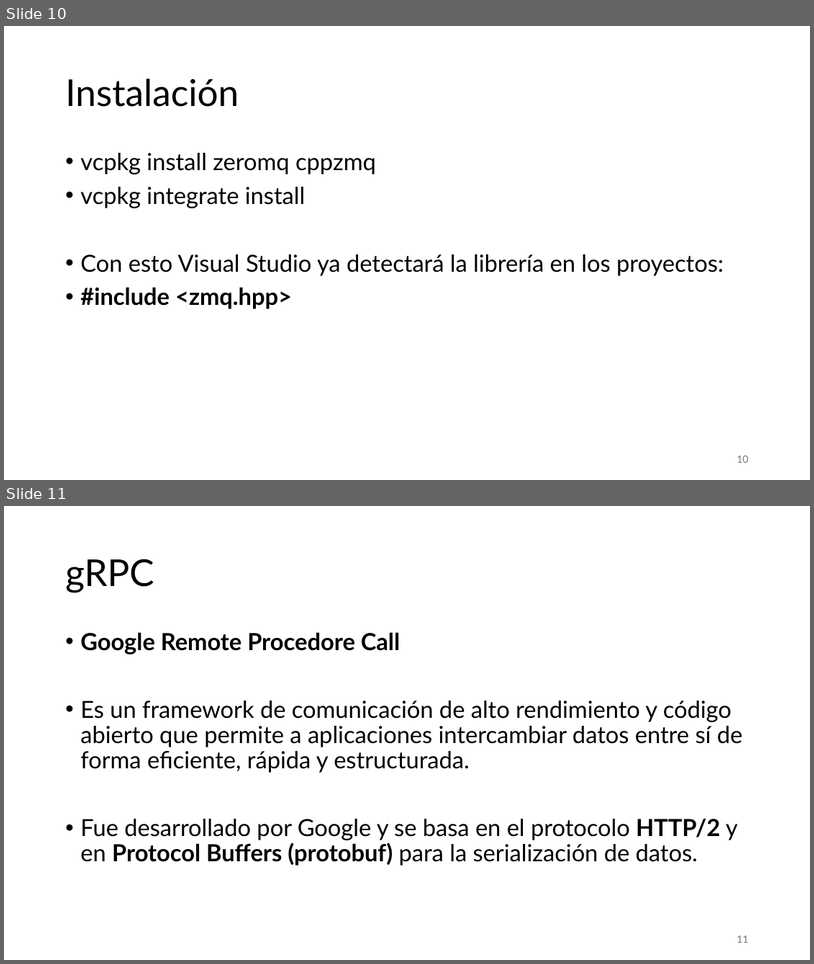
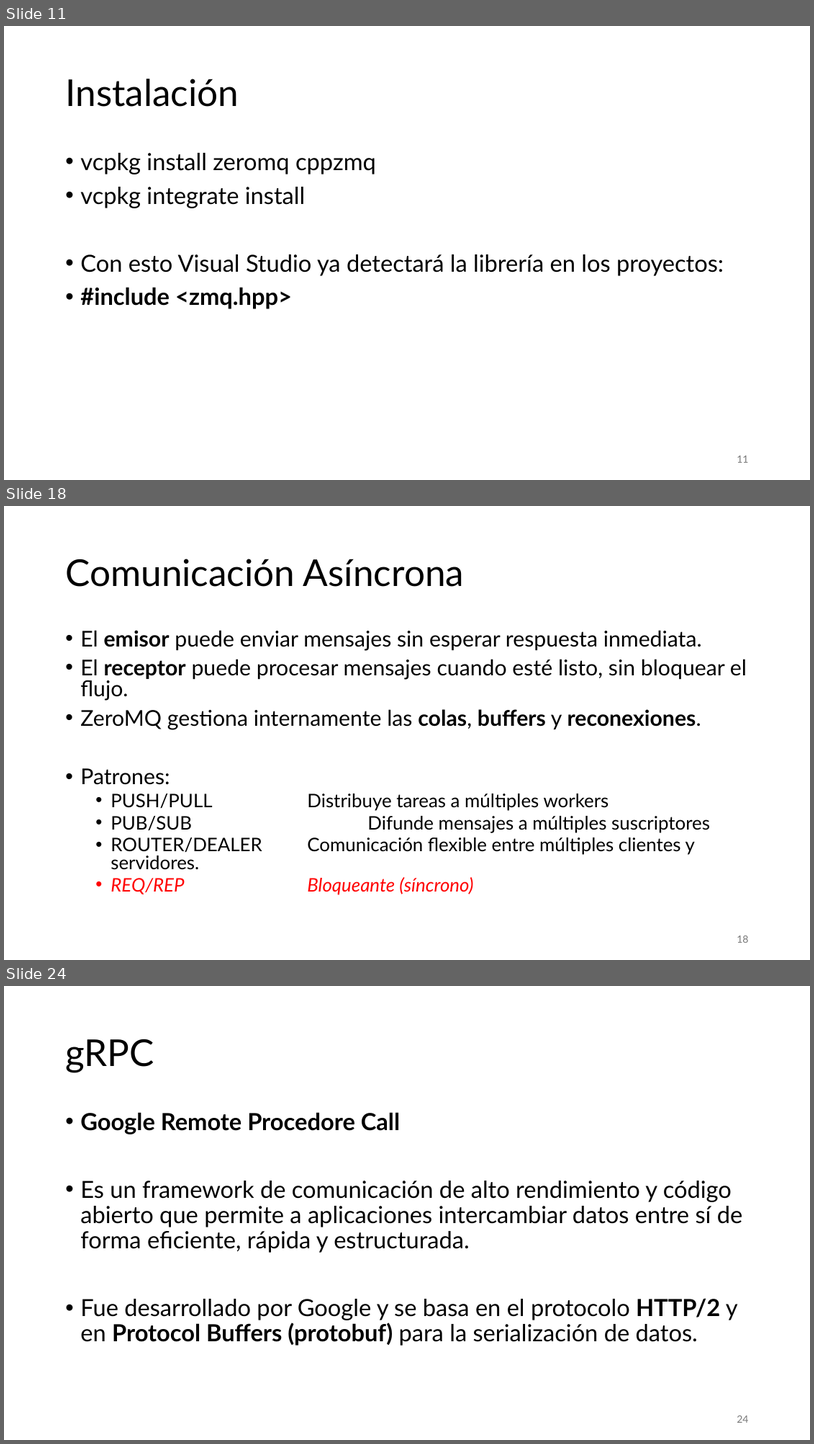
Before and after one commit to aldebarran22/CURSO_CPP_SERVICIOS_30H, a slide deck: doc/3_Comunicacion_microservicios_C++.pptx. Shown one above the other, each under a label of ours: slides 10 and 11 before the commit, slides 11, 18 and 24 after it; the slides between them are not shown. The pictures are 814x964 and 814x1444 pixels, drawn with LibreOffice and Linux fonts; fonts in the diff are those of the drawing. Boxes give left, top, right and bottom in pixels: in the first picture for what was removed or moved away, otherwise in the second. Text is boxed around its words. In the diff, an @@ line names an element or a change of style, - is before the commit and + after.

```diff
--- a/doc/3_Comunicacion_microservicios_C++.pptx
+++ b/doc/3_Comunicacion_microservicios_C++.pptx
@@ slide 18 added at (x1=4, y1=506, x2=810, y2=960), background #FFFFFF @@
@@ title added at (x1=65, y1=559, x2=464, y2=587), 44 pt, text #000000 @@
+Comunicación Asíncrona
@@ text added at (x1=80, y1=630, x2=747, y2=895), 25.9 pt, text #000000 @@
+• El emisor puede enviar mensajes sin esperar respuesta inmediata.
+• El receptor puede procesar mensajes cuando esté listo, sin bloquear el flujo.
+• ZeroMQ gestiona internamente las colas, buffers y reconexiones.
+• Patrones:
+  • PUSH/PULL Distribuye tareas a múltiples workers
+  • PUB/SUB Difunde mensajes a múltiples suscriptores
+  • ROUTER/DEALER Comunicación flexible entre múltiples clientes y servidores.
+  • REQ/REP Bloqueante (síncrono)
@@ page number added at (x1=737, y1=935, x2=748, y2=942), 12 pt, text #797979 @@
+18
@@ what was slide 10 is now slide 11 @@
@@ page number at (x1=737, y1=455, x2=748, y2=462): text changed @@
-10
+11
@@ what was slide 11 is now slide 24 @@
@@ page number at (x1=737, y1=1415, x2=748, y2=1422): text changed @@
-11
+24
```
Also in this commit, not shown: 3 slides changed, 14 other slides added, 31 other files.
